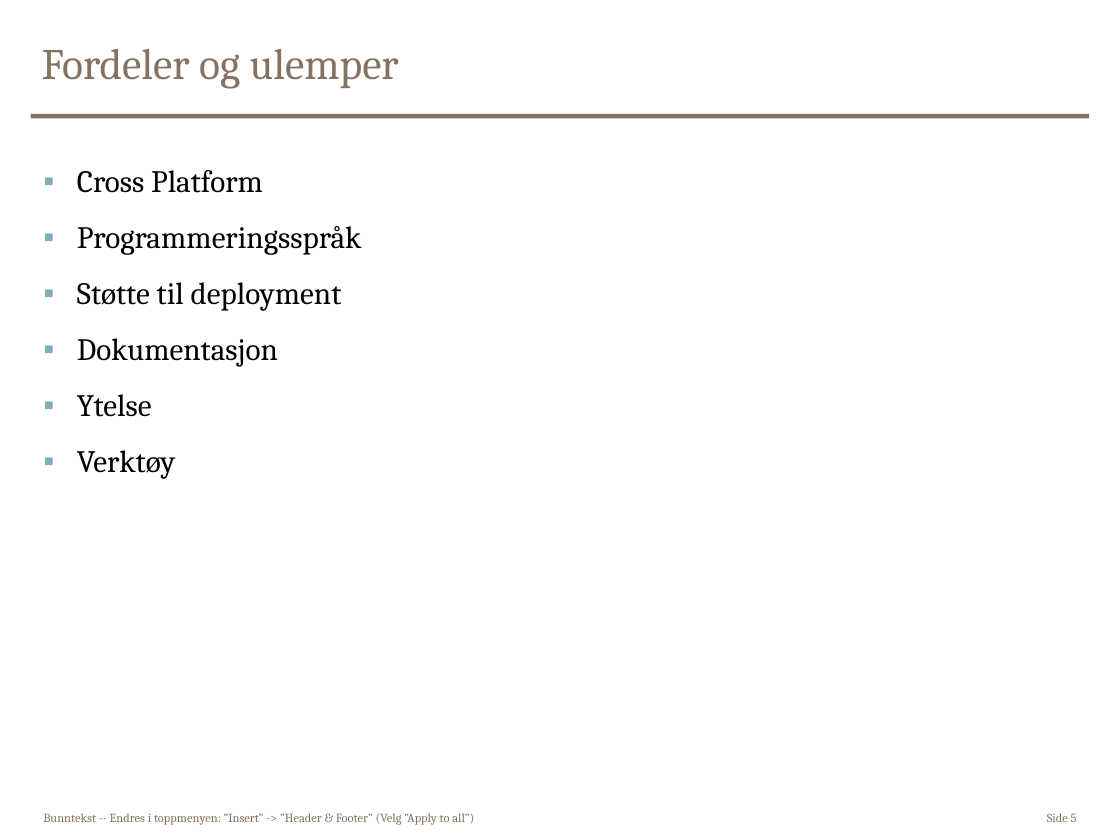
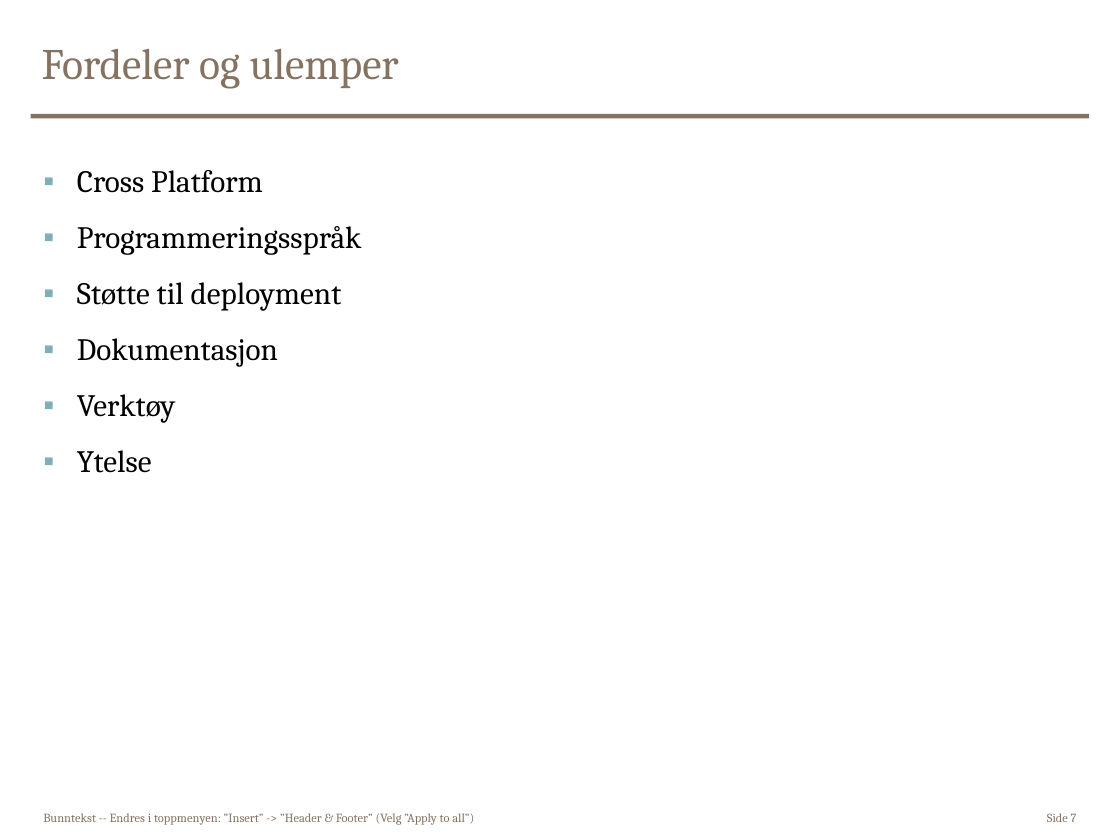
Before and after one commit to andersmartinsen/ansattliste, a slide deck: slide 7 of presentasjon/Phonegap.ppt (slide 5 before the commit). Drawn at 1120x840 pixels with LibreOffice and Linux fonts; fonts in the diff are those of the drawing. Boxes give left, top, right and bottom in pixels: in the first picture for what was removed or moved away, otherwise in the second. Text is boxed around its words. In the diff, an @@ line names an element or a change of style, - is before the commit and + after.

```diff
--- a/presentasjon/Phonegap.ppt
+++ b/presentasjon/Phonegap.ppt
@@ text at <box>77,394,175,423</box>: paragraph added @@
+▪ Verktøy
@@ text at <box>77,450,175,479</box>: paragraph removed @@
-▪ Verktøy
@@ page number at <box>1047,813,1077,822</box>: text changed @@
-Side 5
+Side 7
```
Also in this commit, not shown: 2 other slides changed, 2 slides added.
